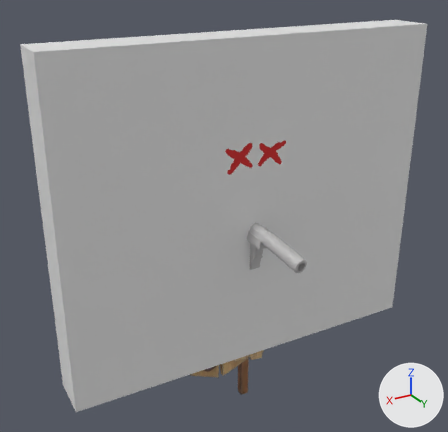
Renders of the glTF model assets/Target (13).glb from each side of a commit.
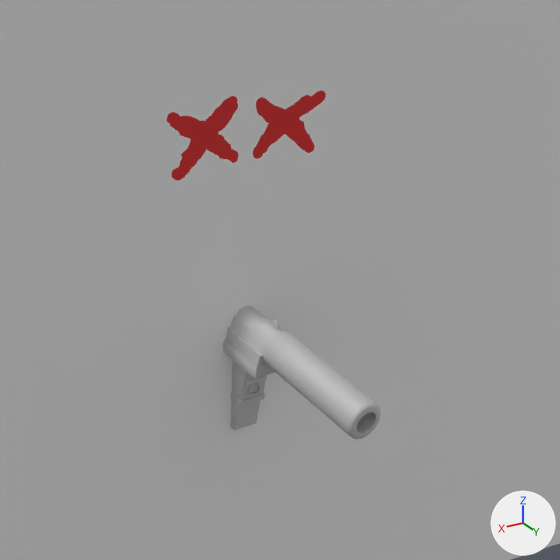
There are two pictures of each version: one whole from a 50 mm camera at (-2.76, -32.84, 9.99) aimed at (-4.65, -35.99, 8.42), one close up on the part from 36% to 84% of the width and 25% to 74% of the height. The lights are fixed; the arrows at lower right show +X, +Y and +Z. Where no turn or scale is listed for an object, it has been applied to the vertices.

In view in the first close-up: 'Cube', 'Dead.001', 'old_stylized_agent_pistol_handpainted'.
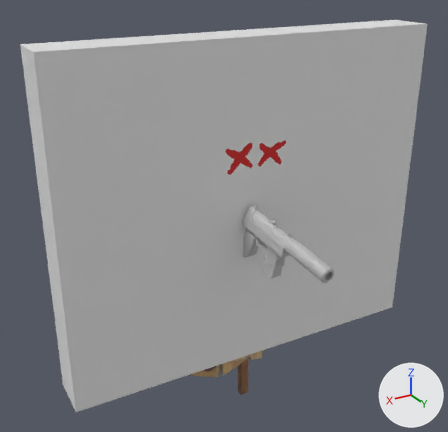
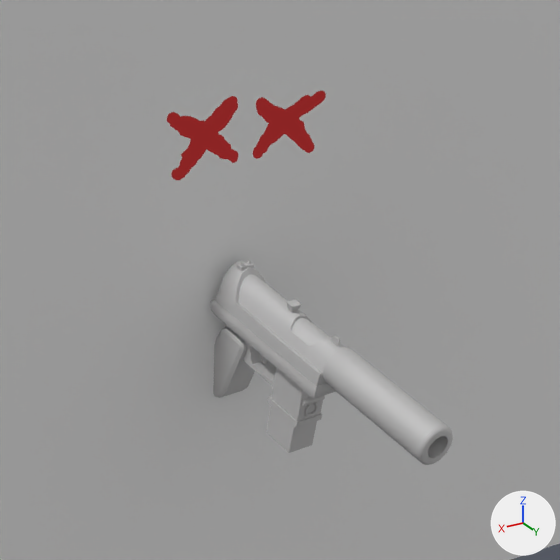
The change in detail:
Object 'old_stylized_agent_pistol_handpainted' (ob_old_stylized_agent_pistol_handpainted) moves from (-4.845, -36.181, 8.182) to (-4.815, -35.898, 8.259).

What differs and where, as boxes [x1, y1, x2, y2] in the close-ups (560 x 560 px):
'old_stylized_agent_pistol_handpainted', moved
    before: [223, 306, 381, 439]
    after: [210, 260, 453, 465]
